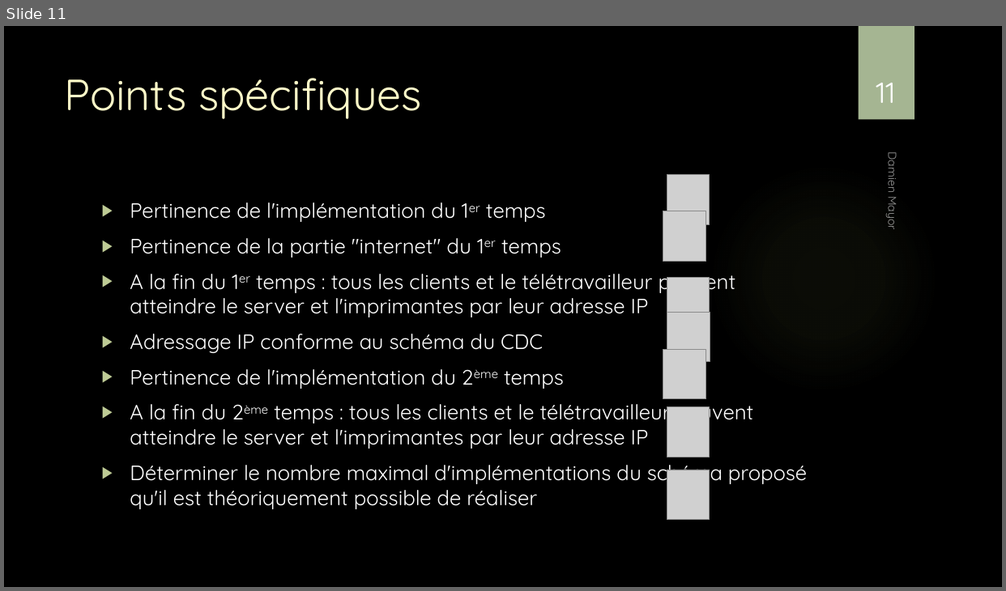
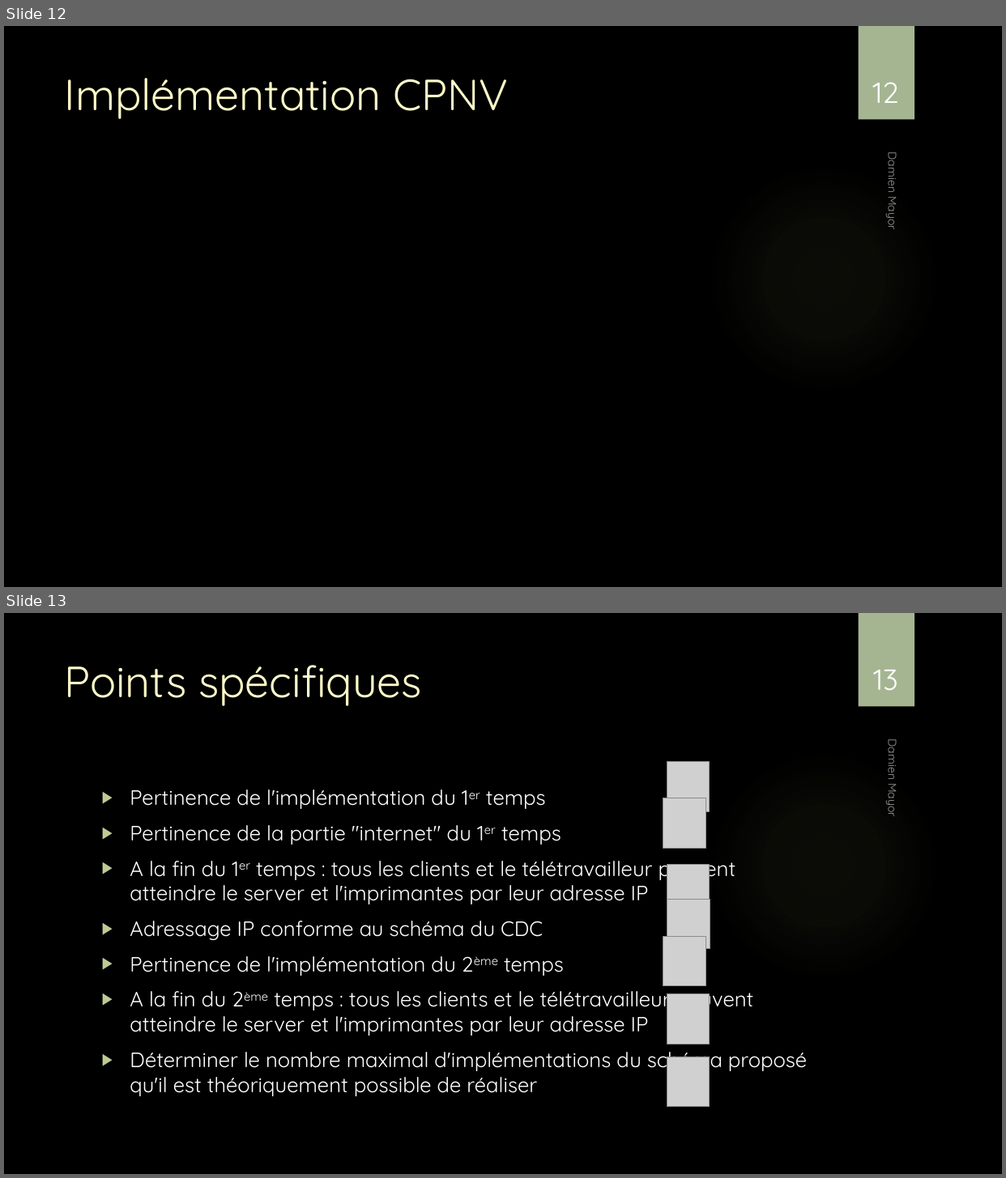
Before and after one commit to damienmayor/TPI, a slide deck: Présentation/Présentation TPI DMA.pptx. Shown one above the other, each under a label of ours: slide 11 before the commit, slides 12 and 13 after it. The pictures are 1006x591 and 1006x1178 pixels, drawn with LibreOffice and Linux fonts; fonts in the diff are those of the drawing; grey boxes stand for pictures; background and template pictures are left out. Boxes give left, top, right and bottom in pixels: in the first picture for what was removed or moved away, otherwise in the second. Text is boxed around its words. In the diff, an @@ line names an element or a change of style, - is before the commit and + after.

```diff
--- a/Présentation/Présentation TPI DMA.pptx
+++ b/Présentation/Présentation TPI DMA.pptx
@@ slide 12 added at (x1=4, y1=26, x2=1002, y2=587), background picture (left out); not listed: 2 template elements that a slide beside it also shows @@
@@ title added at (x1=65, y1=78, x2=508, y2=119), 42 pt, text #FEFAC9 @@
+Implémentation CPNV
@@ page number added at (x1=872, y1=82, x2=898, y2=103), 28 pt, text #FFFFFF @@
+12
@@ text added at (x1=884, y1=156, x2=901, y2=229), 11 pt, text #FFFFFF at 60% opacity @@
+Damien Mayor
@@ what was slide 11 is now slide 13 @@
@@ page number at (x1=873, y1=670, x2=898, y2=690): text changed @@
-11
+13
```
Also in this commit, not shown: 3 slides changed, 1 other slide added, 7 other files.
